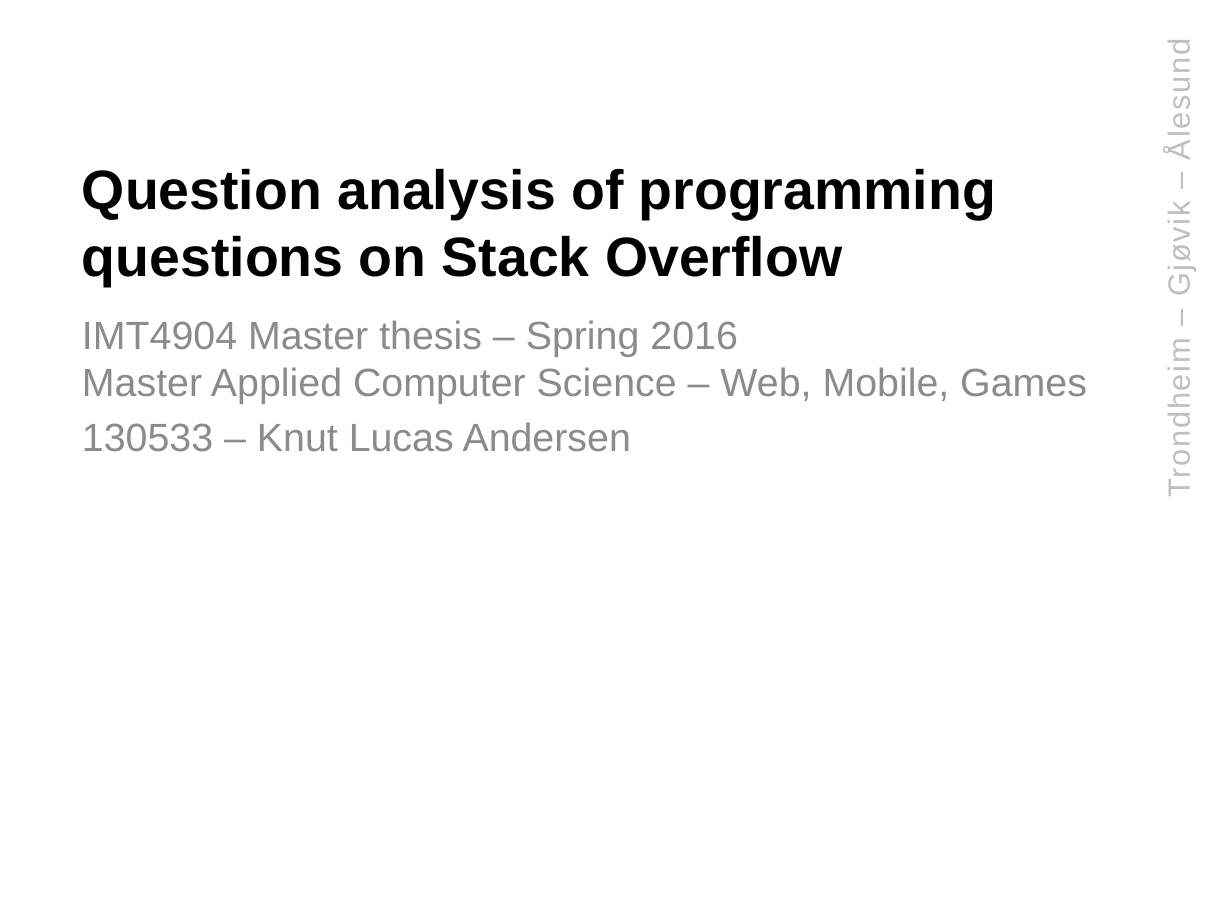
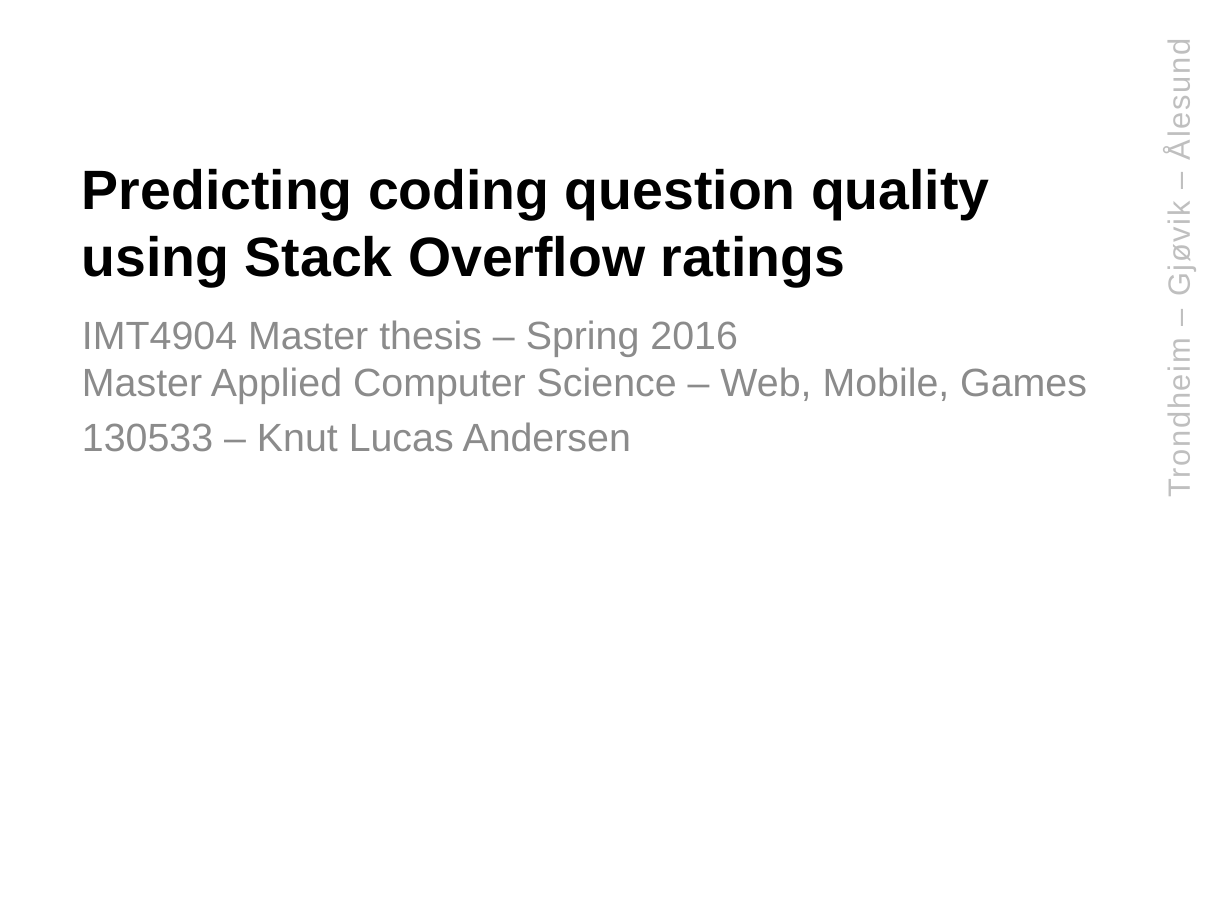
Before and after one commit to klAndersen/IMT4904_Msc_Presentation, a slide deck: slide 1 of IMT4904_Msc_Presentation.pptx. Drawn at 1232x924 pixels with LibreOffice and Linux fonts; fonts in the diff are those of the drawing; background and template pictures are left out. Boxes give left, top, right and bottom in pixels: in the first picture for what was removed or moved away, otherwise in the second. Text is boxed around its words. In the diff, an @@ line names an element or a change of style, - is before the commit and + after.

```diff
--- a/IMT4904_Msc_Presentation.pptx
+++ b/IMT4904_Msc_Presentation.pptx
@@ title at <box>82,168,989,286</box>: text changed @@
-Question analysis of programming questions on Stack Overflow
+Predicting coding question quality using Stack Overflow ratings
```
Also in this commit, not shown: 6 other slides changed, 2 slides added, 1 other file.
